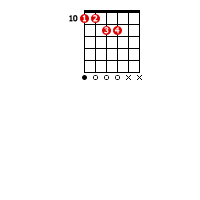
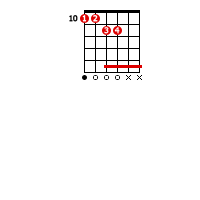
The second 200px x 200px image is a revision of the first. Changes to its layers:
added layer "pestana" above "grid" over [104, 65, 142, 68]
